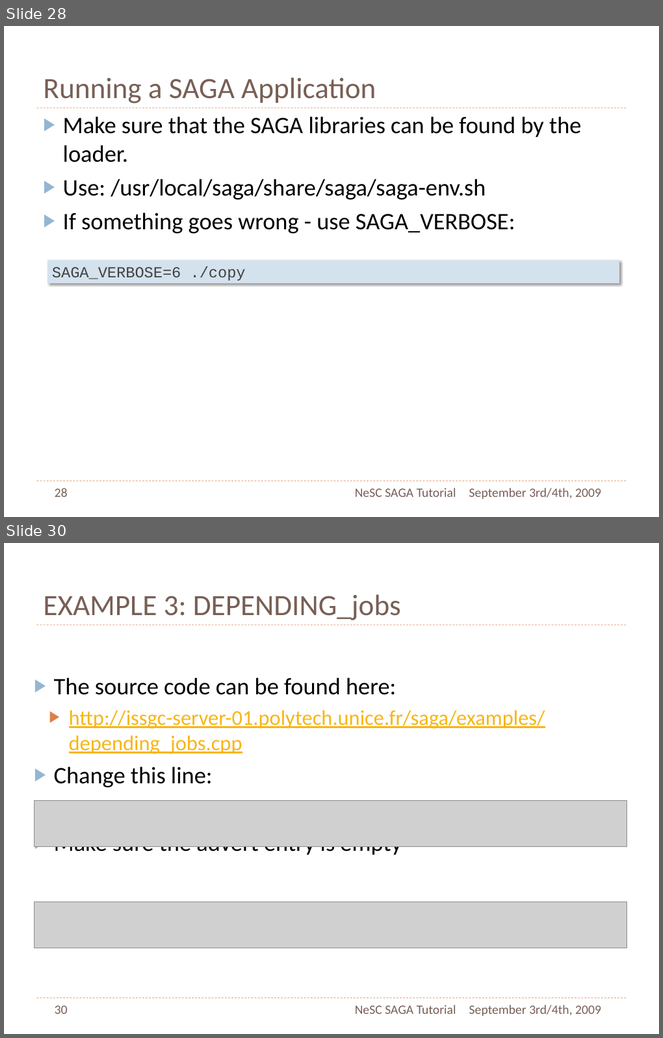
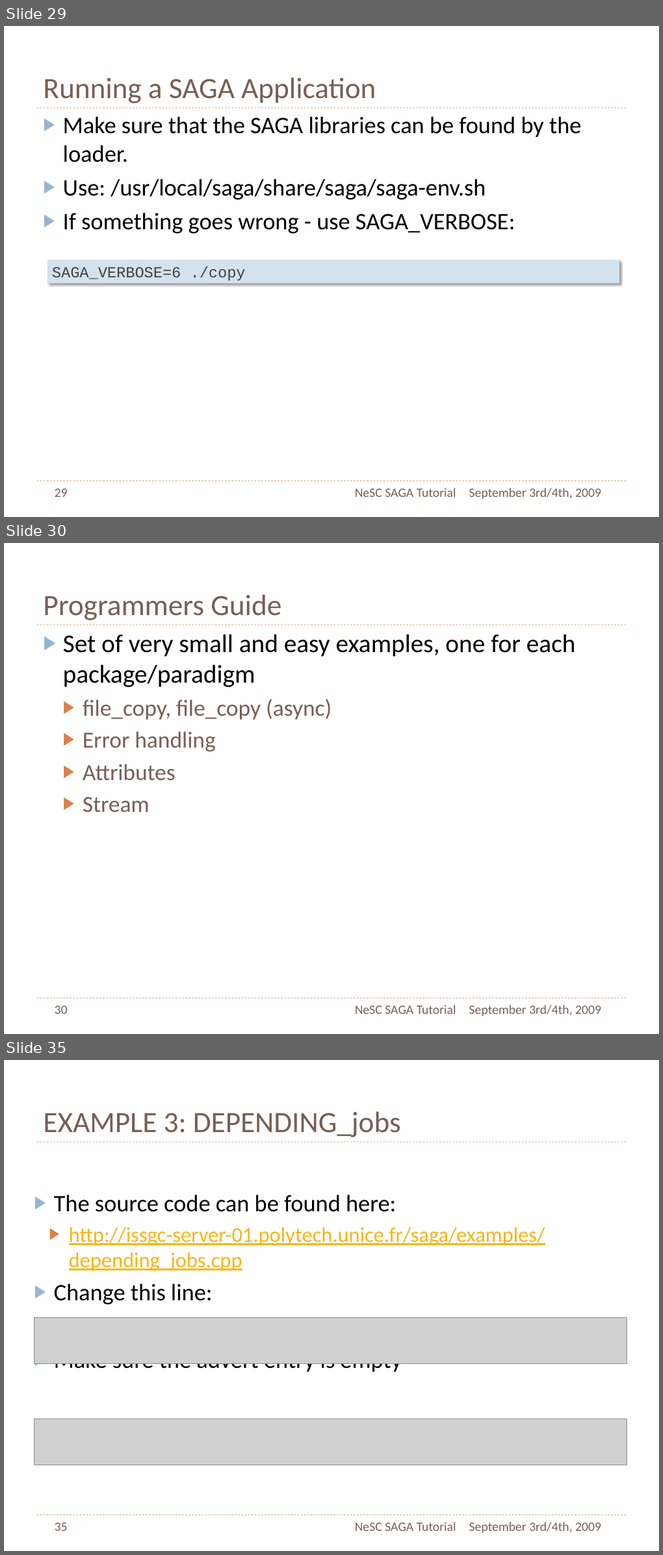
Before and after one commit to saga-project/saga-cpp-legacy-projects, a slide deck: tutorial/NeSC-2009/NeSC09-Practical-PPT.pptx. Shown one above the other, each under a label of ours: slides 28 and 30 before the commit, slides 29, 30 and 35 after it; the slides between them are not shown. The pictures are 663x1038 and 663x1555 pixels, drawn with LibreOffice and Linux fonts; fonts in the diff are those of the drawing; grey boxes stand for pictures. Boxes give left, top, right and bottom in pixels: in the first picture for what was removed or moved away, otherwise in the second. Text is boxed around its words. In the diff, an @@ line names an element or a change of style, - is before the commit and + after.

```diff
--- a/tutorial/NeSC-2009/NeSC09-Practical-PPT.pptx
+++ b/tutorial/NeSC-2009/NeSC09-Practical-PPT.pptx
@@ slide 30 added at (x1=4, y1=543, x2=659, y2=1034), background #FFFFFF; not listed: 2 template elements that a slide beside it also shows @@
@@ title added at (x1=43, y1=594, x2=282, y2=620), 46 pt, text #775F55 @@
+Programmers Guide
@@ text added at (x1=63, y1=634, x2=576, y2=812), 40 pt, text #000000 @@
+▶ Set of very small and easy examples, one for each package/paradigm
+  ▶ file_copy, file_copy (async)
+  ▶ Error handling
+  ▶ Attributes
+  ▶ Stream
@@ page number added at (x1=55, y1=1006, x2=68, y2=1014), 20 pt, text #775F55 @@
+30
@@ text added at (x1=355, y1=1005, x2=456, y2=1014), 20 pt, text #775F55 @@
+NeSC SAGA Tutorial
@@ text added at (x1=469, y1=1005, x2=601, y2=1016), 20 pt, text #775F55 @@
+September 3rd/4th, 2009
@@ what was slide 28 is now slide 29 @@
@@ page number at (x1=55, y1=489, x2=68, y2=497): text changed @@
-28
+29
@@ what was slide 30 is now slide 35 @@
@@ page number at (x1=55, y1=1523, x2=68, y2=1531): text changed @@
-30
+35
```
Also in this commit, not shown: 3 slides changed, 4 other slides added, 1 other file.
